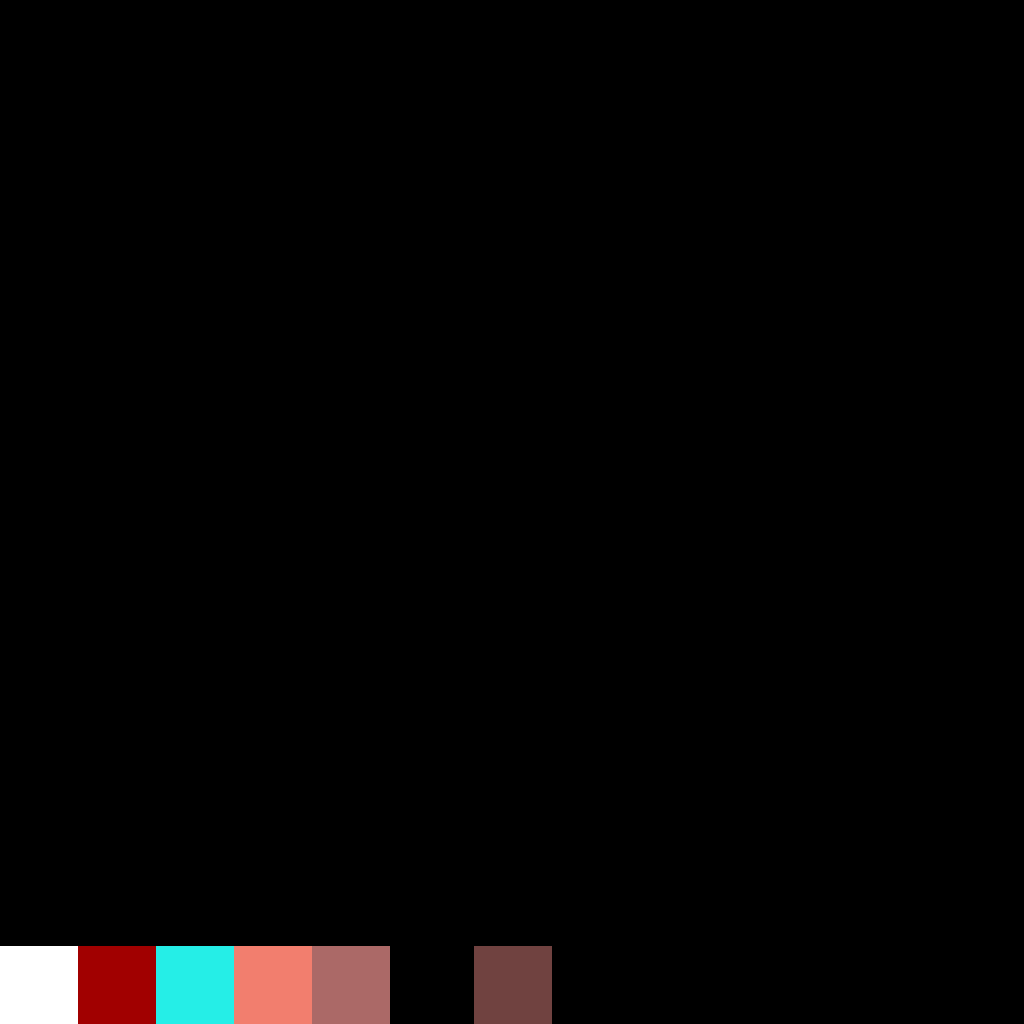
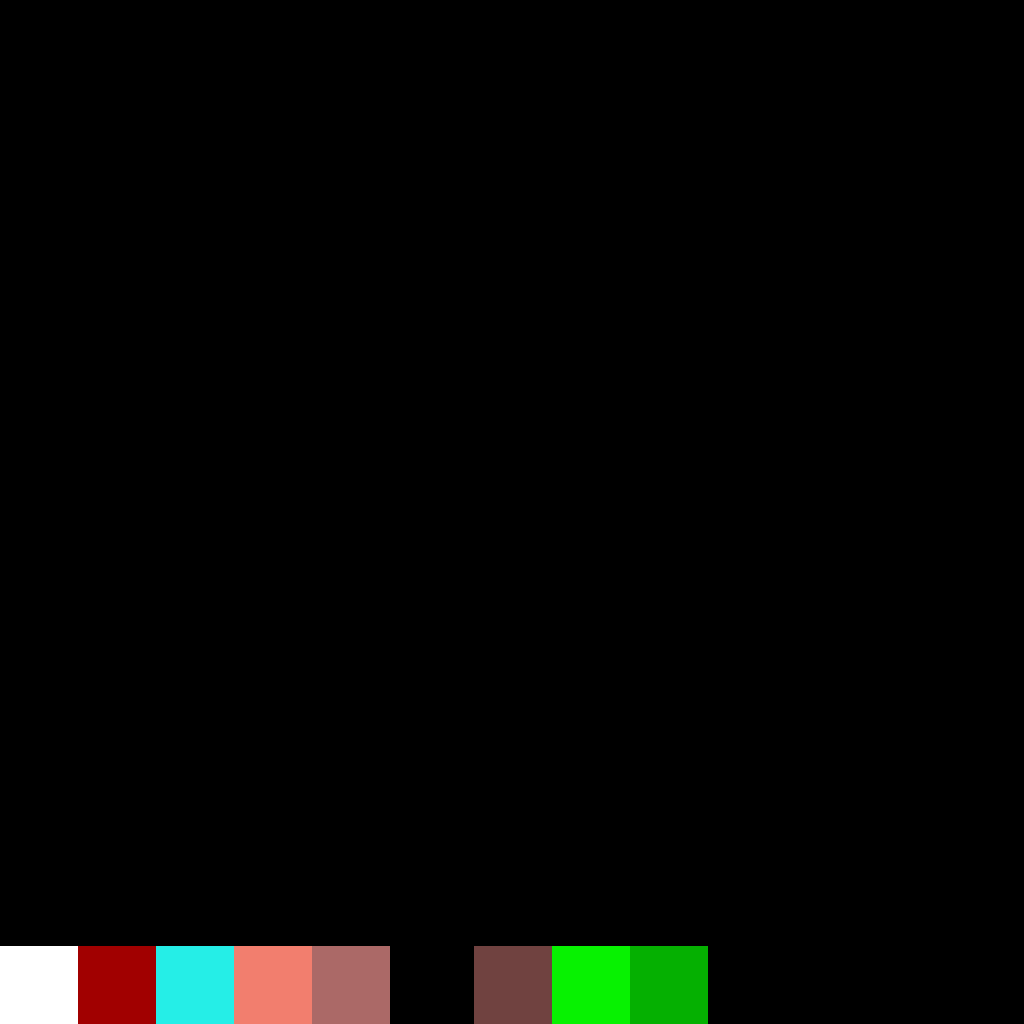
Two versions of the same layered image (w=1024, h=1024). Layer-by-layer changes:
added layer "Layer 8" above "Layer 7" over box(630, 946, 708, 1024)
added layer "Layer 7" above "Layer 6" over box(552, 946, 630, 1024)
